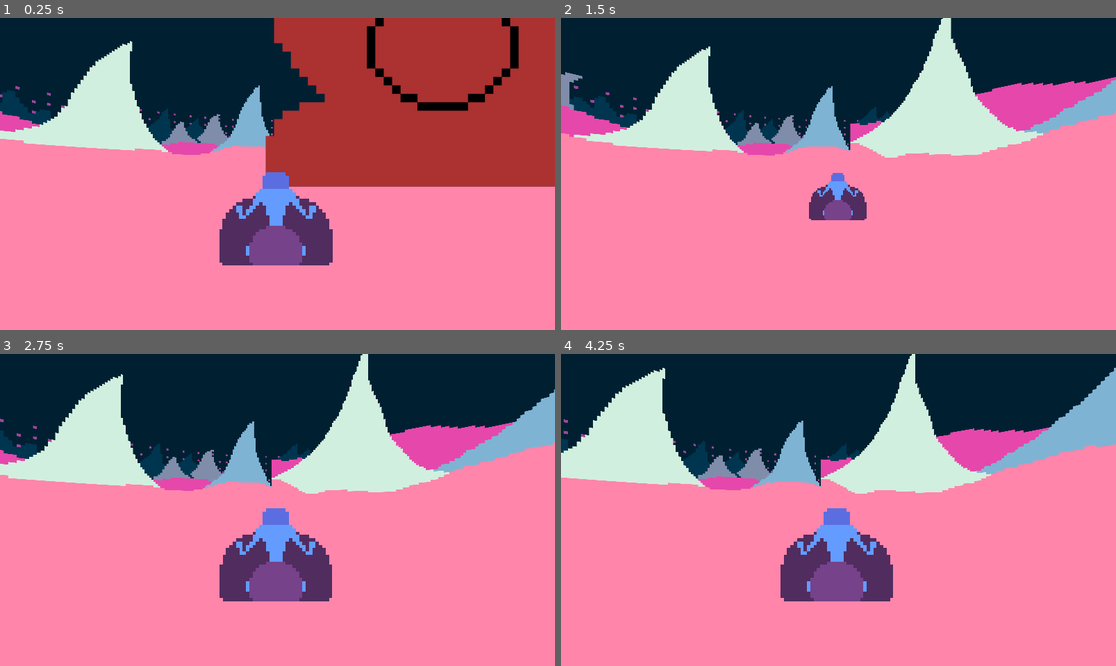
Above: before the commit, frames 1-4 (two rows, left to right).
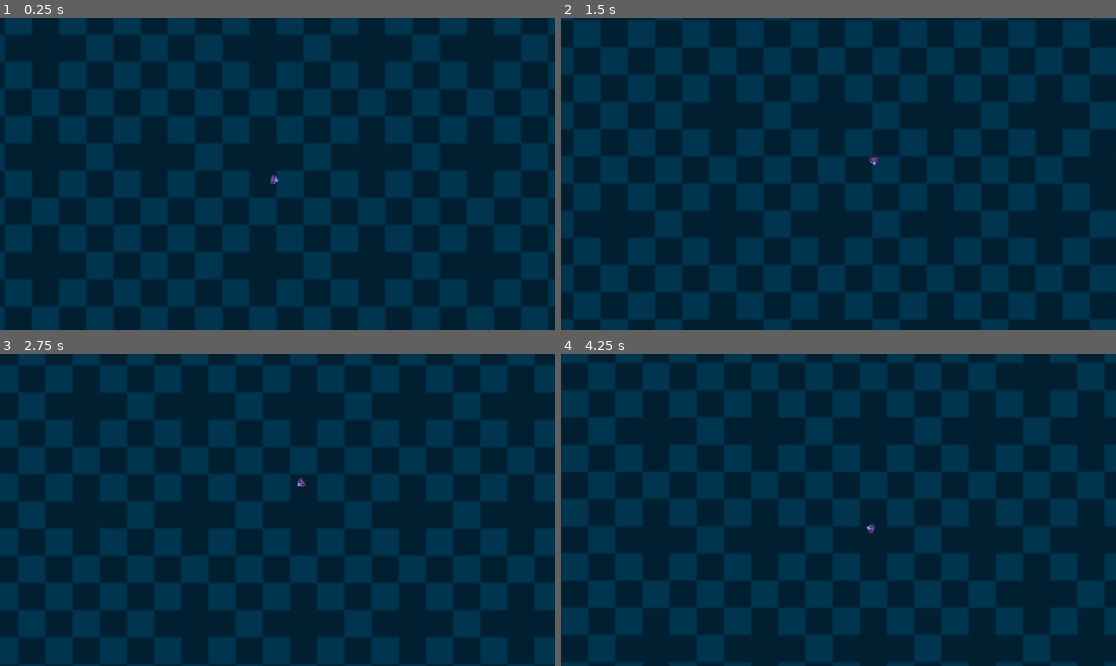
Above: after the commit, the same moments.

Repository: FreezeDriedMangos/gmtk-jam-2024
Game: Godot game, scene res://physical_battle_environment.tscn
Same seed, same stepped clock (60 frames per second), same inputs: the game is played once before the commit and once after it.
Inputs (mouse positions are in pixels of both pictures, inside the frame that each line leads up to):
- Up to frame 1 (0.25 s): no input
- Up to frame 2 (1.5 s): move the mouse to (866, 174) at 0.52 s; hold Up (ui_up) from 0.53 s (still down); click (866, 174) at 0.67 s; move the mouse to (810, 174) at 1.27 s; click (810, 174) at 1.42 s
- Up to frame 3 (2.75 s): keep holding Up (ui_up); move the mouse to (288, 503) at 2.02 s; click (288, 503) at 2.17 s
- Up to frame 4 (4.25 s): keep holding Up (ui_up); move the mouse to (832, 516) at 2.77 s; click (832, 516) at 2.92 s; move the mouse to (877, 513) at 3.52 s; click (877, 513) at 3.67 s

The runs differ from the first frame. In frame 1, 91% of the frame differs, in the area x 0-100%, y 0-100%; in frame 2, 85%; in frame 3, 84%; in frame 4, 85%.

Commit message:
revamped player movement, including transitioning to a top down perspective and having player target mouse

Diff:
--- a/camera_controller.gd
+++ b/camera_controller.gd
@@ -10,6 +10,9 @@
 @export var fairy_follow_rotation_speed: float = 0.6
 @export var fairy_target: Node3D
 
+@export var height = 17.5
+@export var fairy: ToothFairy
+
 # Called when the node enters the scene tree for the first time.
 func _ready() -> void:
 	pass # Replace with function body.
@@ -18,11 +21,16 @@
 # Called every frame. 'delta' is the elapsed time since the previous frame.
 func _process(delta: float) -> void:
 	if fairy_mode:
-		self.position = self.position.lerp(fairy_target.global_position, fairy_follow_speed)
+		#self.position = self.position.lerp(fairy_target.global_position, fairy_follow_speed)
 
-		var ownQuat = Quaternion(transform.basis)
-		var targetQuat = Quaternion(fairy_target.global_basis)
-		self.basis = Basis(ownQuat.slerp(targetQuat, fairy_follow_rotation_speed))
+		#var ownQuat = Quaternion(transform.basis)
+		#var targetQuat = Quaternion(fairy_target.global_basis)
+		#self.basis = Basis(ownQuat.slerp(targetQuat, fairy_follow_rotation_speed))
+
+		print(fairy.velocity)
+		self.position = fairy.position - 0.15*fairy.velocity + Vector3(0, height, 0)
+		#self.position.x = fairy.position.x
+		#self.position.z = fairy.position.z
 
 		#self.position = fairy.position - fairy.velocity + Vector3(0, 0, height)
 		#self.look_at(Vector3(fairy.position.x, fairy.position.y, 0), Vector3(0, 0, 1))
--- a/entity/tooth_fairy.gd
+++ b/entity/tooth_fairy.gd
@@ -6,18 +6,25 @@
 @export var strafe_speed: float = 5
 @export var tooth_mech: Node3D
 
-#@export var velocity = Vector3()
-@export var max_turn_speed: float = 0.0005
+@export var velocity = Vector3()
+@export var max_friction = 0.99
+@export var min_friction = 0.9
+@export var max_turn_speed: float = 0.05
 var facing: float = 0
-var target_facing: float = 0
+#var target_facing: float = 0
 @export var turning_sensitivity: float = 0.001
 
-var boosting = false
+@export var camera: Camera3D
+
+var boosting = true
+
+var mousePos_cameraRelative = Vector3()
 
 func _ready() -> void:
 	pass
 	#self.position = tooth_mech.position + Vector3(0, 0, -self.starting_distance)
 	#self.velocity = Vector3(speed, 0, 0)
+
 
 func _input(event):
 	# Mouse in viewport coordinates.
@@ -27,20 +34,65 @@
 			boosting = event.pressed
 		print("EVENT DETAILS %s %s " % [event.button_index, event.pressed])
 	elif event is InputEventMouseMotion:
-		target_facing -= event.relative.x * turning_sensitivity
+		#target_facing -= event.relative.x * turning_sensitivity
+		var rect = camera.get_viewport().size
+		mousePos_cameraRelative = event.position - rect * 0.5
+
+func _process(delta: float) -> void:
+	#
+	# move
+	#
+
+	## https://stackoverflow.com/a/74972847
+	#var mouse_coords = camera.get_viewport().get_mouse_position()
+	#
+	#var from = camera.project_ray_origin(mouse_coords)
+	#var to = from + camera.project_ray_normal(mouse_coords) * 1_000
+	##var space = get_world_3d().direct_space_state #get_world().direct_space_state
+	##
+	### ( Vector3 from, Vector3 to, Array exclude=[ ], int collision_mask=2147483647, bool collide_with_bodies=true, bool collide_with_areas=false )
+	### the only thing in this layer should be our world area adjusted at character eye level
+	###var intersection = space.intersect_ray(from, to, [], 32768, false, true)
+	##var query = PhysicsRayQueryParameters3D.create(from, to)
+	##var intersection = get_world_3d().direct_space_state.intersect_ray(query)
+	#
+	#var ray = to - from
+	#var intersection = Vector3( )
+
+	var intersection = Vector3(mousePos_cameraRelative.x, 0, mousePos_cameraRelative.y) + camera.position
+
+	if intersection:
+		#intersection = intersection["position"]
+		print("location %s" % intersection)
+		var desired_dir = Vector3(intersection.x, 0, intersection.z) - self.position
+
+		#
+		# turn
+		#
+
+		var desired_facing = atan2(desired_dir.x, desired_dir.z)
+		var max_facing_delta = abs(lerp_angle(facing, desired_facing, 1) - facing)
+		var facing_delta = lerp_angle(facing, desired_facing, max_turn_speed) - facing # (desired_facing - facing)*max_turn_speed
+		rotate_y(facing_delta)
+		facing = facing + facing_delta
+
+		#
+		# move
+		#
+
+		#move forward not towards mouse directly
+
+		print("%s %s %s %s" % [desired_facing, facing, facing_delta, max_facing_delta/PI]) # why does this get all the way up to 6
+		var friction_scale = clamp(2* max_facing_delta / PI, 0, 1) ** 2
+		var friction = lerp(min_friction, max_friction, friction_scale)
+		#self.velocity *= friction
+		#self.velocity += (1-friction) * desired_dir.normalized()*speed
+		self.velocity = self.velocity*friction + (1-friction)*Vector3(sin(facing), 0, cos(facing))*speed
 
 
-# redo as simple "always move forward, mouse left/right change facing dir, A/D strafe"
-func _process(delta: float) -> void:
-	var forwards = -self.get_global_transform().basis.z #-Vector3(sin(facing), 0, sin(facing))
-	var strafe_direction = Input.get_axis("ui_left", "ui_right") * forwards
-	self.position += strafe_direction * strafe_speed * delta
+	self.position += delta * self.velocity
 
-	self.position += (boost_speed if boosting else speed) * forwards * delta
-
-	var last_facing = facing
-	if abs(facing-target_facing) <= max_turn_speed:
-		facing = target_facing
-	else:
-		facing = lerp(facing, target_facing, max(1, max_turn_speed*delta))
-	rotate_y(facing - last_facing)
+#	rotation lerps towards desired facing direction (towards mouse)
+#	velocity gets multiplied by 0.9 or so every frame, and 0.1*speed*desiredDir gets added every frame
+#
+#
--- a/physical_battle_environment.tscn
+++ b/physical_battle_environment.tscn
@@ -1,13 +1,15 @@
-[gd_scene load_steps=12 format=3 uid="uid://dr8lsooa8abcl"]
+[gd_scene load_steps=14 format=3 uid="uid://dr8lsooa8abcl"]
 
 [ext_resource type="Script" path="res://entity/cthonic_client.gd" id="1_0bep3"]
-[ext_resource type="PackedScene" uid="uid://dus5x0oakqbsa" path="res://entity/tooth_mech.tscn" id="1_6x8vs"]
+[ext_resource type="PackedScene" path="res://entity/tooth_mech.tscn" id="1_6x8vs"]
 [ext_resource type="Script" path="res://camera_controller.gd" id="2_8ghd0"]
 [ext_resource type="Texture2D" uid="uid://b46xgl54r0eb4" path="res://placeholder_boss.png" id="2_fwq7i"]
 [ext_resource type="Script" path="res://entity/tooth_fairy.gd" id="4_1q45q"]
 [ext_resource type="Texture2D" uid="uid://csg3e5hua755n" path="res://background_placeholder_skybox.png" id="4_x82jq"]
 [ext_resource type="Texture2D" uid="uid://b8tui20tpp506" path="res://placeholder_fairy.png" id="6_f00lo"]
-[ext_resource type="Script" path="res://mouse_capture_controller.gd" id="9_qi6yb"]
+[ext_resource type="Texture2D" uid="uid://prf5q5yt342t" path="res://temp_ground.png" id="8_tuuuo"]
+
+[sub_resource type="BoxShape3D" id="BoxShape3D_21ui5"]
 
 [sub_resource type="PanoramaSkyMaterial" id="PanoramaSkyMaterial_aqfvk"]
 panorama = ExtResource("4_x82jq")
@@ -38,16 +40,29 @@
 billboard = 2
 texture = ExtResource("2_fwq7i")
 
-[node name="Fairy" type="Node3D" parent="."]
+[node name="Fairy" type="Node3D" parent="." node_paths=PackedStringArray("tooth_mech", "camera")]
 transform = Transform3D(1, 0, 0, 0, 1, 0, 0, 0, 1, -2.00966, 0, 0)
 script = ExtResource("4_1q45q")
+tooth_mech = NodePath("../ToothMech")
+camera = NodePath("../Camera3D")
 
 [node name="CameraTarget" type="Node3D" parent="Fairy"]
-transform = Transform3D(1, 0, 0, 0, 1, 0, 0, 0, 1, 0, 0, 0.223214)
+transform = Transform3D(1, 0, 0, 0, 0.866025, 0.5, 0, -0.5, 0.866025, 0, 0.31733, 0.66548)
 
 [node name="Sprite3D" type="Sprite3D" parent="Fairy"]
 texture_filter = 0
 texture = ExtResource("6_f00lo")
+
+[node name="Sprite3D" type="Sprite3D" parent="Fairy/Sprite3D"]
+transform = Transform3D(1, 0, 0, 0, -4.37114e-08, 1, 0, -1, -4.37114e-08, 0, 0, -0.180266)
+texture_filter = 0
+texture = ExtResource("6_f00lo")
+
+[node name="Area3D" type="Area3D" parent="Fairy"]
+
+[node name="CollisionShape3D" type="CollisionShape3D" parent="Fairy/Area3D"]
+transform = Transform3D(1000, 0, 0, 0, 1000, 0, 0, 0, 1000, 0, -5.22127, 0)
+shape = SubResource("BoxShape3D_21ui5")
 
 [node name="TEMPORARY_MONSTER_ATTRACTOR" type="Node3D" parent="."]
 transform = Transform3D(1, 0, 0, 0, 1, 0, 0, 0, 1, 0, 0, 3.57154)
@@ -56,11 +71,15 @@
 environment = SubResource("Environment_xv67j")
 camera_attributes = SubResource("CameraAttributesPractical_0nsna")
 
-[node name="Camera3D" type="Camera3D" parent="." node_paths=PackedStringArray("fairy_target")]
-transform = Transform3D(1, 0, 0, 0, 1, 0, 0, 0, 1, -2.00966, 0, 0.223214)
+[node name="Camera3D" type="Camera3D" parent="." node_paths=PackedStringArray("fairy_target", "fairy")]
+transform = Transform3D(1, 0, 0, 0, -4.37114e-08, 1, 0, -1, -4.37114e-08, -2.00966, 17.5614, 0.991679)
+projection = 1
 current = true
+size = 11.476
 script = ExtResource("2_8ghd0")
 fairy_target = NodePath("../Fairy/CameraTarget")
+fairy = NodePath("../Fairy")
 
-[node name="Node" type="Node" parent="."]
-script = ExtResource("9_qi6yb")
+[node name="Sprite3D2" type="Sprite3D" parent="."]
+transform = Transform3D(10, 0, 0, 0, -4.37114e-07, -10, 0, 10, -4.37114e-07, 0, -1, 0)
+texture = ExtResource("8_tuuuo")
Binary file added: temp_ground.png
Not shown, added: temp_ground.png.import
